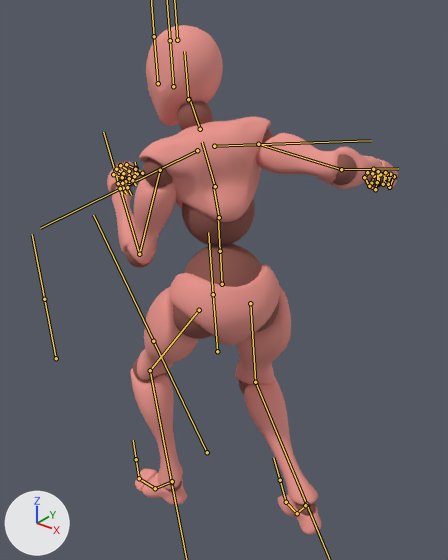
A saved change to the FBX model Assets/Animations/punch.fbx.
Camera for both pictures: a camera (50 mm lens) standing at (-4.542, -1.437, 2.239) and looking at (-5.755, 0.079, 1.3). The axes (+X, +Y, +Z) are drawn at lower left. The lights are the same throughout. Both versions are drawn at frame 1 of the action 'Armature|CameraAction'; the numbers are the values there. The bones that bend it are drawn over the model as lines.

The first picture shows 'Beta_Joints', 'Beta_Surface'.
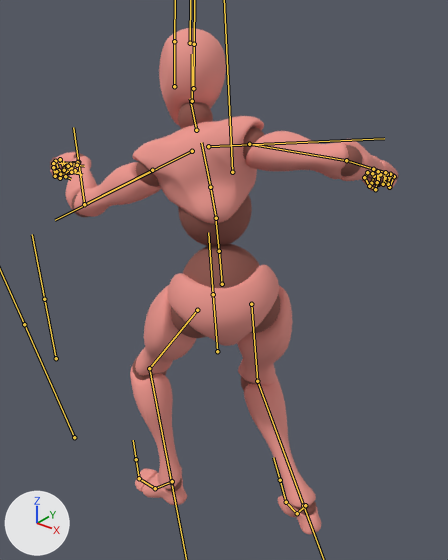
Changed parts and their boxes (x1, y1, x2, y2) in the pictures (448 x 560 px):
'Beta_Surface', posed (20% wider): before (107, 25, 398, 535); after (50, 28, 398, 535)
'Beta_Joints', posed (21% wider): before (111, 101, 399, 516); after (50, 102, 399, 516)
bone 'mixamorig:Hips', root to tip: before (222, 284) to (220, 249); after (222, 284) to (219, 249)
bone 'mixamorig:Spine2', root to tip: before (215, 186) to (202, 142); after (210, 187) to (201, 142)
bone 'mixamorig:LeftArm', root to tip: before (160, 170) to (139, 254); after (152, 170) to (84, 204)
bone 'mixamorig:LeftForeArm', root to tip: before (139, 254) to (120, 188); after (84, 204) to (78, 162)
bone 'mixamorig:RightArm', root to tip: before (258, 144) to (341, 169); after (249, 144) to (346, 160)
bone 'mixamorig:RightForeArm', root to tip: before (341, 169) to (373, 169); after (346, 160) to (373, 169)
bone 'mixamorig:LeftUpLeg', root to tip: before (199, 310) to (150, 370); after (197, 310) to (149, 368)
bone 'mixamorig:LeftLeg', root to tip: before (150, 370) to (171, 482); after (149, 368) to (171, 482)
bone 'mixamorig:RightUpLeg', root to tip: before (250, 303) to (255, 382); after (251, 304) to (257, 381)
bone 'mixamorig:RightLeg', root to tip: before (255, 382) to (306, 504); after (257, 381) to (303, 505)
bone 'mixamorig:LeftHand', root to tip: before (120, 188) to (122, 170); after (78, 162) to (59, 163)

The change, as a list of edits to the scene's bpy script:
```text
Change bone_mixamorig_hips:
    where bone_mixamorig_hips = bpy.data.objects['Armature'].pose.bones['mixamorig:Hips']
    bone_mixamorig_hips.rotation_quaternion: (0.959, 0.093, -0.261, 0.063) -> (0.921, 0.101, -0.376, 0.032)  # degrees (10, -31, 5) -> degrees (13, -44, -1)
Change bone_mixamorig_spine2:
    where bone_mixamorig_spine2 = bpy.data.objects['Armature'].pose.bones['mixamorig:Spine2']  # child of 'mixamorig:Spine1'
    bone_mixamorig_spine2.rotation_quaternion: (0.998, 0.005, -0.033, -0.062) -> (0.988, 0.043, -0.145, -0.02)  # degrees (1, -4, -7) -> degrees (5, -17, -3)
Change bone_mixamorig_leftarm:
    where bone_mixamorig_leftarm = bpy.data.objects['Armature'].pose.bones['mixamorig:LeftArm']  # child of 'mixamorig:LeftShoulder'
    bone_mixamorig_leftarm.rotation_quaternion: (0.777, 0.005, -0.392, -0.493) -> (0.943, 0.107, -0.314, -0.04)  # degrees (30, -37, -75) -> degrees (16, -36, -10)
Change bone_mixamorig_leftforearm:
    where bone_mixamorig_leftforearm = bpy.data.objects['Armature'].pose.bones['mixamorig:LeftForeArm']  # child of 'mixamorig:LeftArm'
    bone_mixamorig_leftforearm.rotation_quaternion: (0.569, 0.79, 0.175, -0.145) -> (0.822, 0.55, 0.111, 0.099)  # degrees (110, 25, 7) -> degrees (68, 4, 17)
Change bone_mixamorig_rightarm:
    where bone_mixamorig_rightarm = bpy.data.objects['Armature'].pose.bones['mixamorig:RightArm']  # child of 'mixamorig:RightShoulder'
    bone_mixamorig_rightarm.rotation_quaternion: (0.833, -0.457, 0.307, 0.048) -> (0.98, -0.084, 0.142, 0.114)  # degrees (-62, 34, -14) -> degrees (-8, 17, 12)
Change bone_mixamorig_rightforearm:
    where bone_mixamorig_rightforearm = bpy.data.objects['Armature'].pose.bones['mixamorig:RightForeArm']  # child of 'mixamorig:RightArm'
    bone_mixamorig_rightforearm.rotation_quaternion: (0.647, 0.698, -0.127, 0.28) -> (0.737, 0.647, 0.016, 0.195)  # degrees (90, -34, 13) -> degrees (80, -13, 18)
Change bone_mixamorig_leftupleg:
    where bone_mixamorig_leftupleg = bpy.data.objects['Armature'].pose.bones['mixamorig:LeftUpLeg']  # child of 'mixamorig:Hips'
    bone_mixamorig_leftupleg.rotation_quaternion: (0.897, -0.416, 0.023, -0.144) -> (0.893, -0.371, 0.02, -0.253)  # degrees (-49, -5, -16) -> degrees (-43, -9, -28)
Change bone_mixamorig_leftleg:
    where bone_mixamorig_leftleg = bpy.data.objects['Armature'].pose.bones['mixamorig:LeftLeg']  # child of 'mixamorig:LeftUpLeg'
    bone_mixamorig_leftleg.rotation_quaternion: (0.91, 0.357, 0.004, 0.212) -> (0.896, 0.333, 0.006, 0.293)  # degrees (41, -8, 23) -> degrees (38, -11, 33)
Change bone_mixamorig_rightupleg:
    where bone_mixamorig_rightupleg = bpy.data.objects['Armature'].pose.bones['mixamorig:RightUpLeg']  # child of 'mixamorig:Hips'
    bone_mixamorig_rightupleg.rotation_quaternion: (0.945, -0.31, 0.03, 0.102) -> (0.944, -0.329, 0.026, 0.014)  # degrees (-36, 7, 10) -> degrees (-38, 3, 1)
Change bone_mixamorig_rightleg:
    where bone_mixamorig_rightleg = bpy.data.objects['Armature'].pose.bones['mixamorig:RightLeg']  # child of 'mixamorig:RightUpLeg'
    bone_mixamorig_rightleg.rotation_quaternion: (0.851, 0.523, 0.001, 0.053) -> (0.855, 0.498, 0.003, 0.148)  # degrees (63, -3, 5) -> degrees (59, -8, 15)
Change bone_mixamorig_lefthand:
    where bone_mixamorig_lefthand = bpy.data.objects['Armature'].pose.bones['mixamorig:LeftHand']
    bone_mixamorig_lefthand.location: (34.8, -66.9, 37.4) -> (28.6, -69.0, 60.4)
    bone_mixamorig_lefthand.rotation_quaternion: (0.232, 0.907, -0.315, -0.157) -> (0.816, 0.574, -0.045, -0.058)  # degrees (148, 8, -41) -> degrees (70, 0, -8)
```
